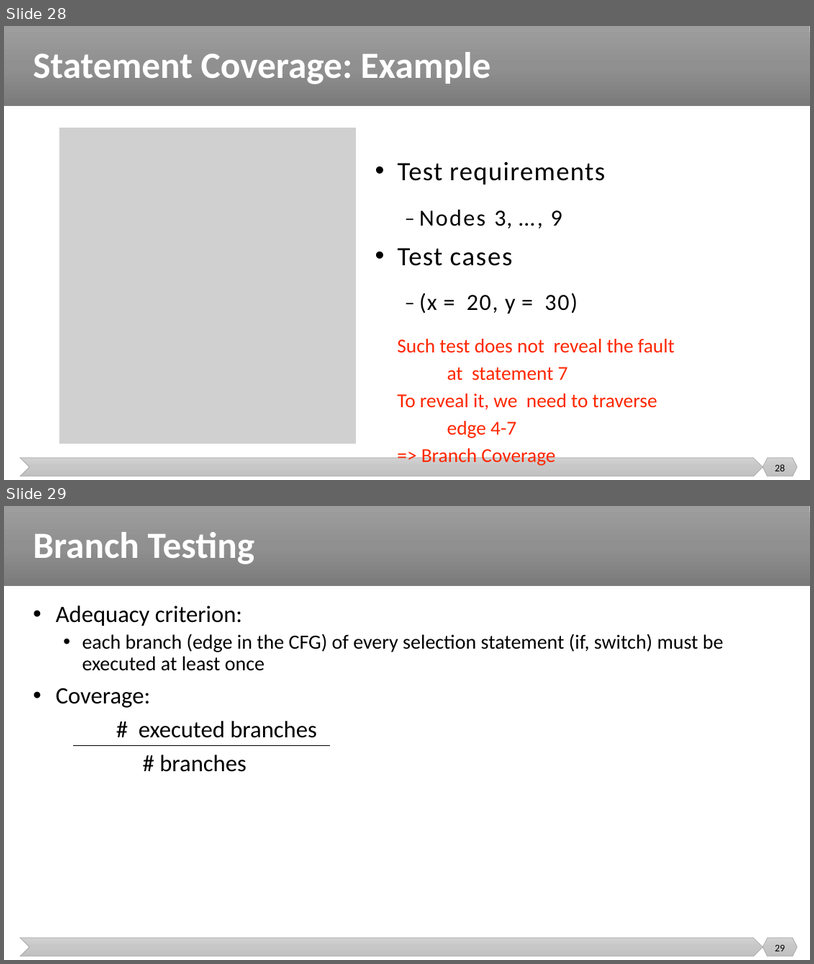
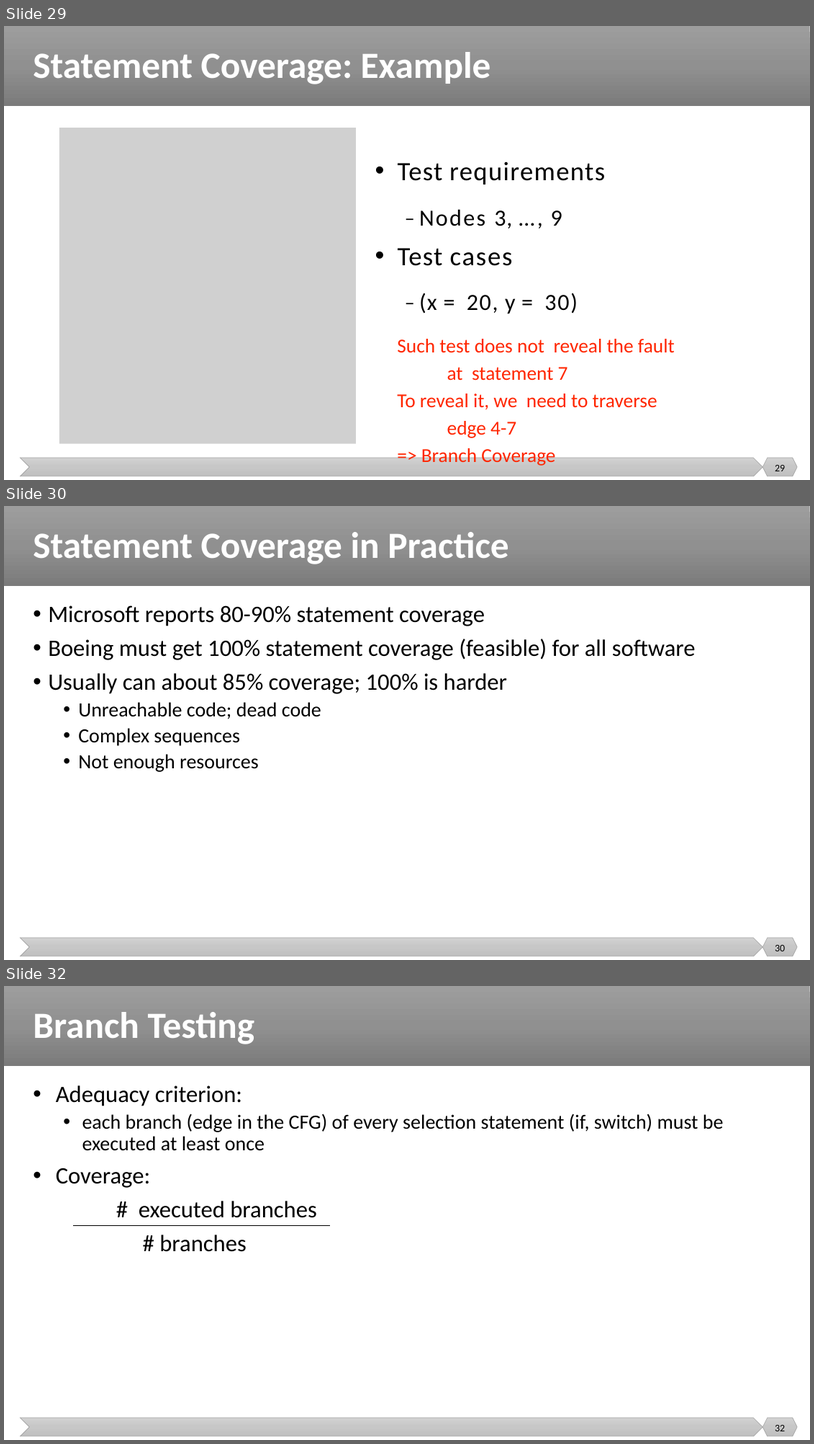
Before and after one commit to malenezi/malenezi, a slide deck: SE401/Lectures/7-Test Design Techniques/Structural Testing.pptx. Shown one above the other, each under a label of ours: slides 28 and 29 before the commit, slides 29, 30 and 32 after it; the slides between them are not shown. The pictures are 814x964 and 814x1444 pixels, drawn with LibreOffice and Linux fonts; fonts in the diff are those of the drawing; grey boxes stand for pictures. Boxes give left, top, right and bottom in pixels: in the first picture for what was removed or moved away, otherwise in the second. Text is boxed around its words. In the diff, an @@ line names an element or a change of style, - is before the commit and + after.

Commit message:
up

```diff
--- a/SE401/Lectures/7-Test Design Techniques/Structural Testing.pptx
+++ b/SE401/Lectures/7-Test Design Techniques/Structural Testing.pptx
@@ slide 30 added at (x1=4, y1=506, x2=810, y2=960), background #FFFFFF; not listed: 3 template elements that a slide beside it also shows @@
@@ title added at (x1=33, y1=532, x2=509, y2=564), 44 pt, text #FFFFFF, bold @@
+Statement Coverage in Practice
@@ text added at (x1=48, y1=605, x2=696, y2=772), 28 pt, text #000000 @@
+• Microsoft reports 80-90% statement coverage
+• Boeing must get 100% statement coverage (feasible) for all software
+• Usually can about 85% coverage; 100% is harder
+  • Unreachable code; dead code
+  • Complex sequences
+  • Not enough resources
@@ page number added at (x1=775, y1=944, x2=785, y2=951), 12 pt, text #000000 @@
+30
@@ what was slide 28 is now slide 29 @@
@@ page number at (x1=775, y1=464, x2=785, y2=471): text changed @@
-28
+29
@@ what was slide 29 is now slide 32 @@
@@ page number at (x1=775, y1=1424, x2=785, y2=1431): text changed @@
-29
+32
```
Also in this commit, not shown: 5 other slides added.
